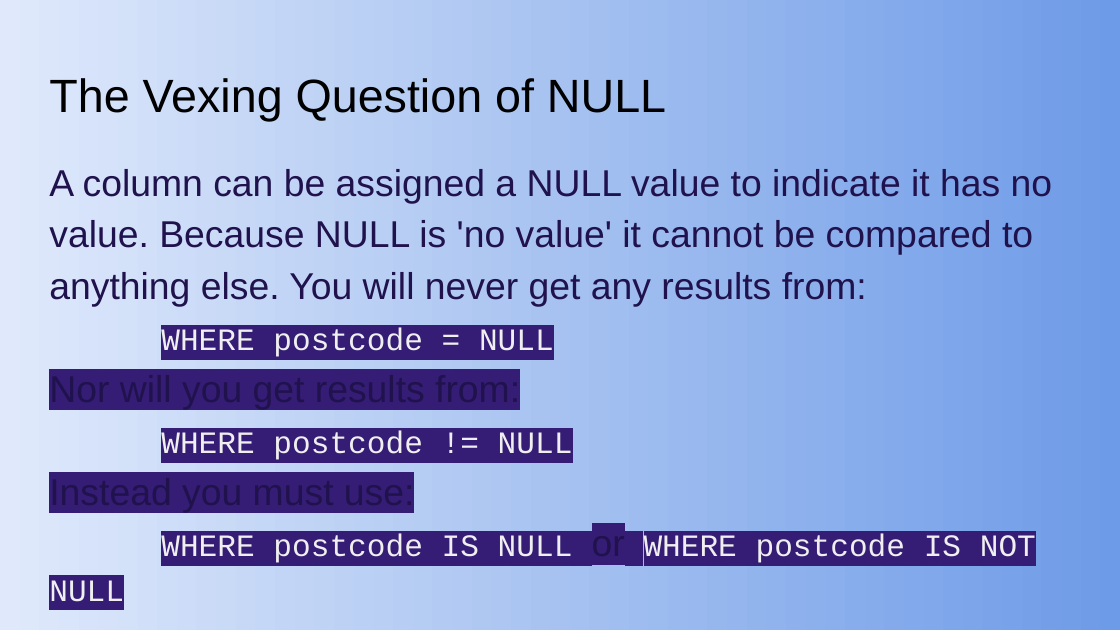
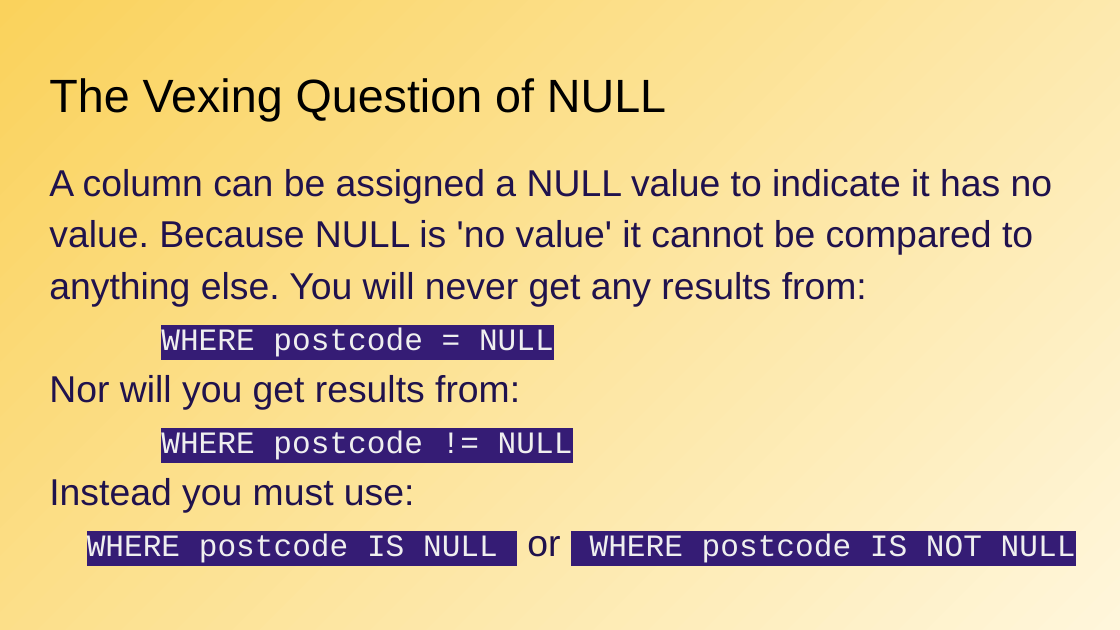
Before and after one commit to CodeYourFuture/syllabus, a slide deck: slide 30 of docs/db/db_b/week-2/CYF_DB_2.odp (slide 26 before the commit). Drawn at 1120x630 pixels with LibreOffice and Linux fonts; fonts in the diff are those of the drawing. Boxes give left, top, right and bottom in pixels: in the first picture for what was removed or moved away, otherwise in the second. Text is boxed around its words. In the diff, an @@ line names an element or a change of style, - is before the commit and + after.

```diff
--- a/docs/db/db_b/week-2/CYF_DB_2.odp
+++ b/docs/db/db_b/week-2/CYF_DB_2.odp
@@ background gradient #DFE9FB to #6E9BE7 to gradient #FFF6DB to #FAD25C @@
@@ text at (x1=49, y1=375, x2=1076, y2=563): highlight #351C75 to none in "Nor will you get results from:", "Instead you must use:", "or" @@
```
Also in this commit, not shown: 10 other slides changed, 4 slides added, 1 other file.
